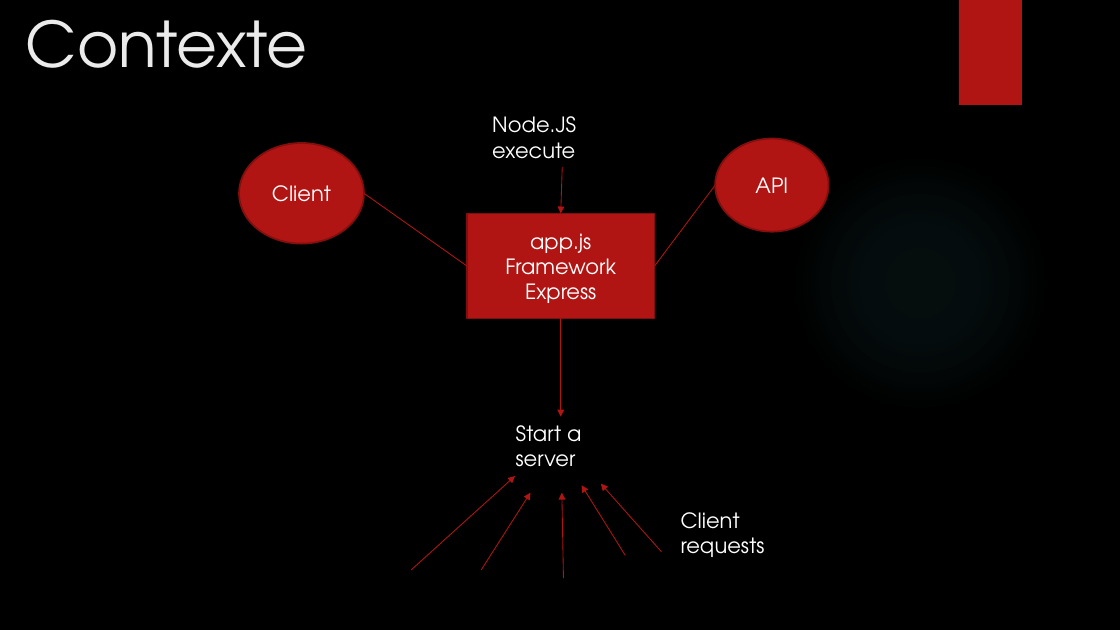
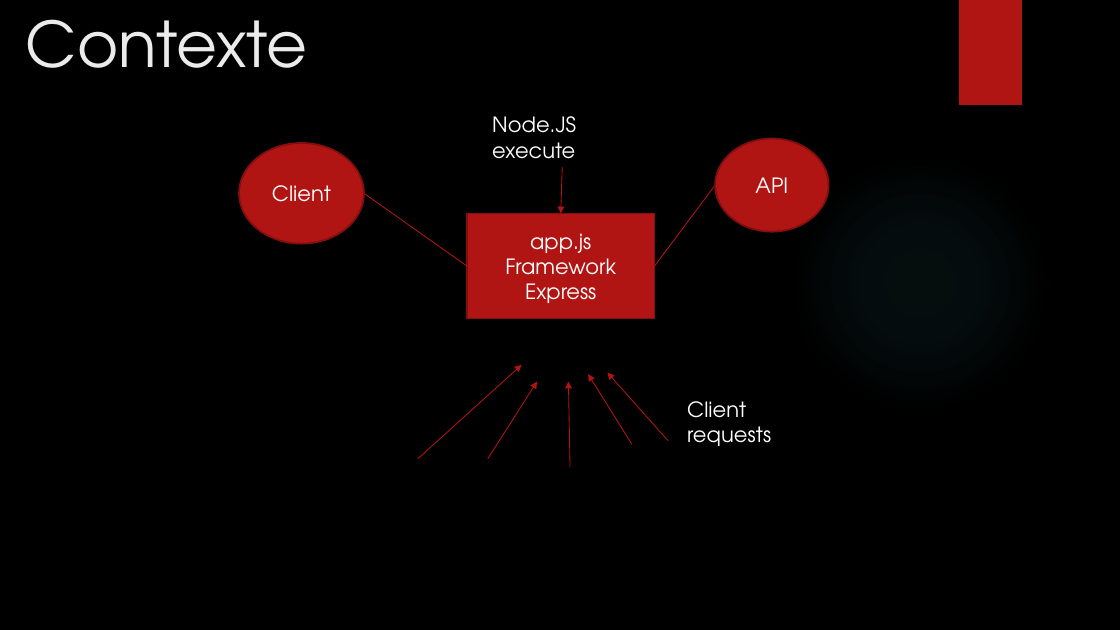
Before and after one commit to mbonjour/Shoot4Stats, a slide deck: slide 9 of Documentation/Défense/Shoot4stats.pptx. Drawn at 1120x630 pixels with LibreOffice and Linux fonts; fonts in the diff are those of the drawing; background and template pictures are left out. Boxes give left, top, right and bottom in pixels: in the first picture for what was removed or moved away, otherwise in the second. Text is boxed around its words. In the diff, an @@ line names an element or a change of style, - is before the commit and + after.

```diff
--- a/Documentation/Défense/Shoot4stats.pptx
+++ b/Documentation/Défense/Shoot4stats.pptx
@@ arrow removed from (561, 318) to (561, 417) @@
@@ 5 arrows, 1 text: place and size @@
-5 arrows, 1 text at [412,476,765,578]
+5 arrows, 1 text at [418,365,771,467]
@@ text removed at [516,425,581,467] @@
-Start a server
```
Also in this commit, not shown: 20 other slides changed, 1 slide added, 1 other file.
